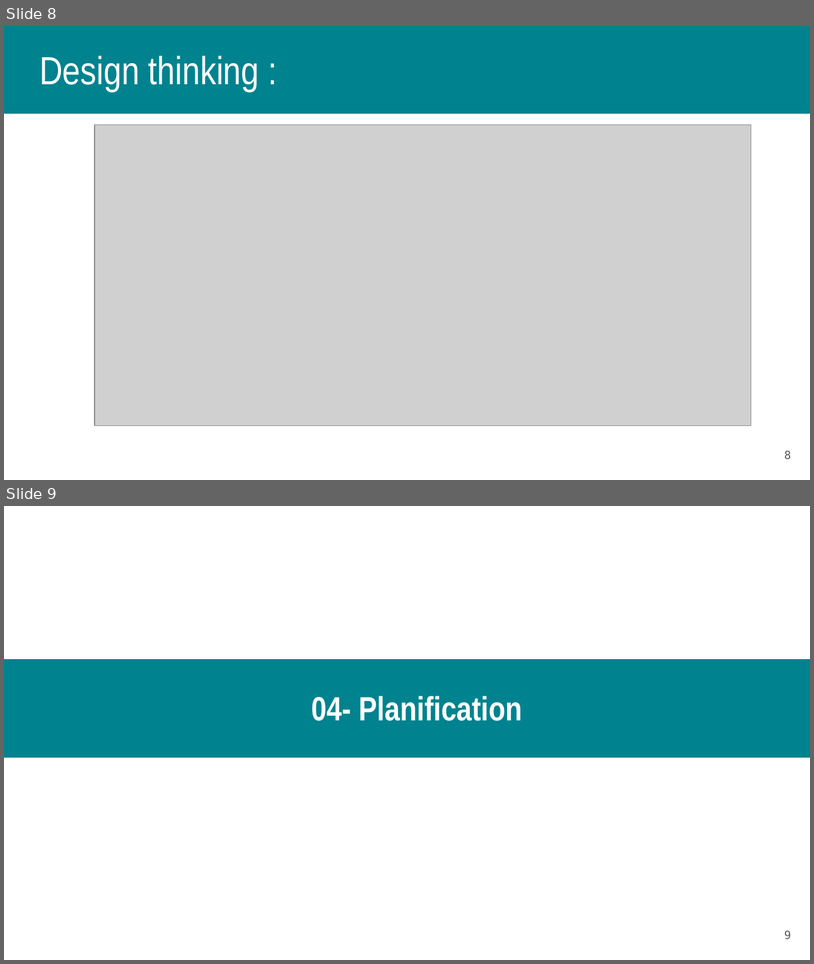
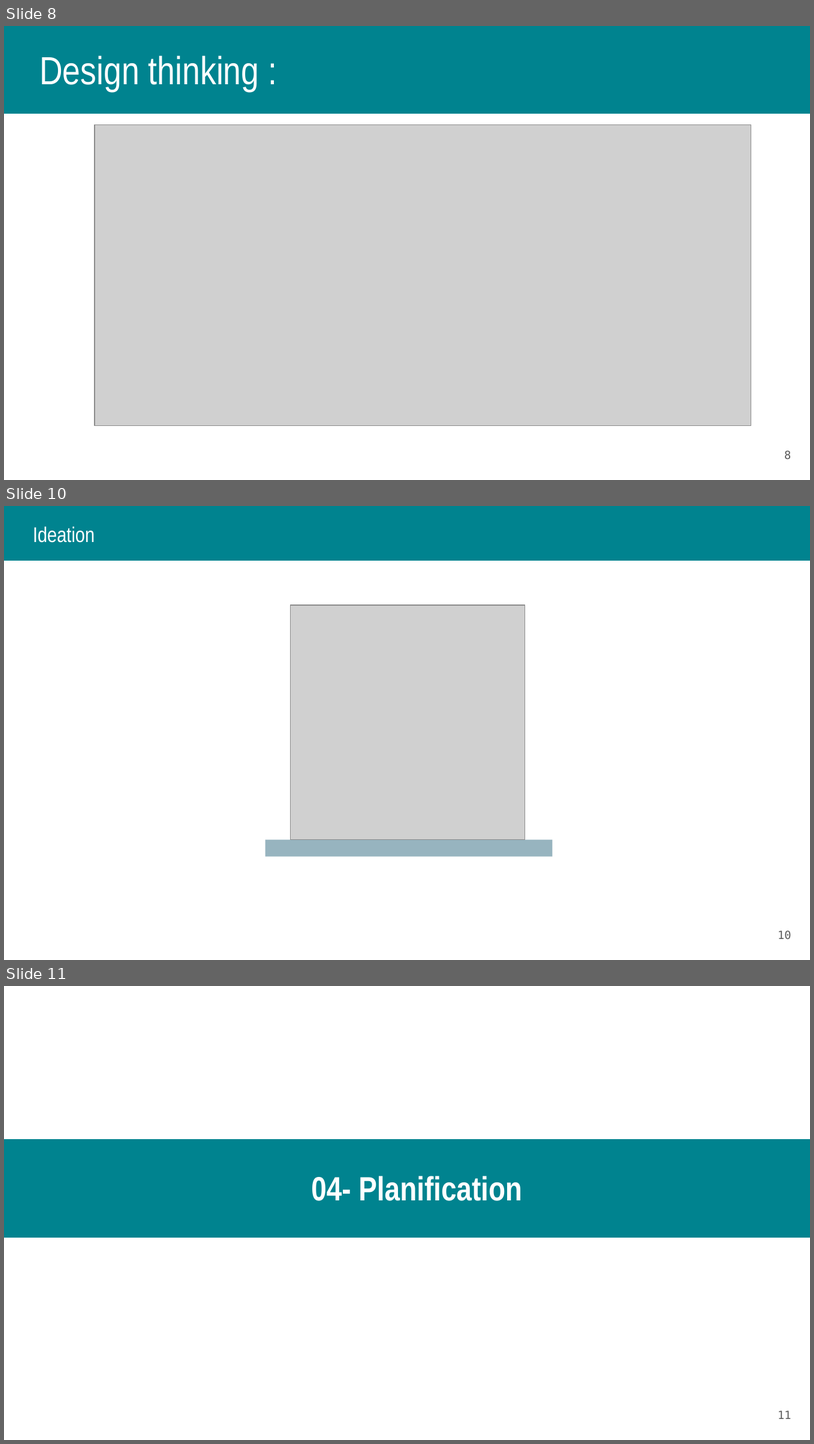
Before and after one commit to LamchatabAmine/projet-file-rouge-discussion, a slide deck: Présentation file Rouge.pptx. Shown one above the other, each under a label of ours: slides 8 and 9 before the commit, slides 8, 10 and 11 after it; the slides between them are not shown. The pictures are 814x964 and 814x1444 pixels, drawn with LibreOffice and Linux fonts; fonts in the diff are those of the drawing; grey boxes stand for pictures. Boxes give left, top, right and bottom in pixels: in the first picture for what was removed or moved away, otherwise in the second. Text is boxed around its words. In the diff, an @@ line names an element or a change of style, - is before the commit and + after.

```diff
--- a/Présentation file Rouge.pptx
+++ b/Présentation file Rouge.pptx
@@ slide 10 added at [4, 506, 810, 960], background #FFFFFF @@
@@ rectangle added at [4, 506, 810, 560], fill #00838F, outline #00838F 0.75 pt @@
@@ title added at [33, 526, 95, 543], 19 pt, text #FFFFFF @@
+Ideation
@@ picture added at [290, 605, 525, 840] @@
@@ rectangle added at [265, 839, 552, 856], fill #97B4BF @@
@@ page number added at [778, 930, 791, 939], 10 pt, text #595959 @@
+10
@@ what was slide 9 is now slide 11 @@
@@ page number at [778, 1410, 791, 1419]: text changed @@
-9
+11
```
Also in this commit, not shown: 1 other slide added.
